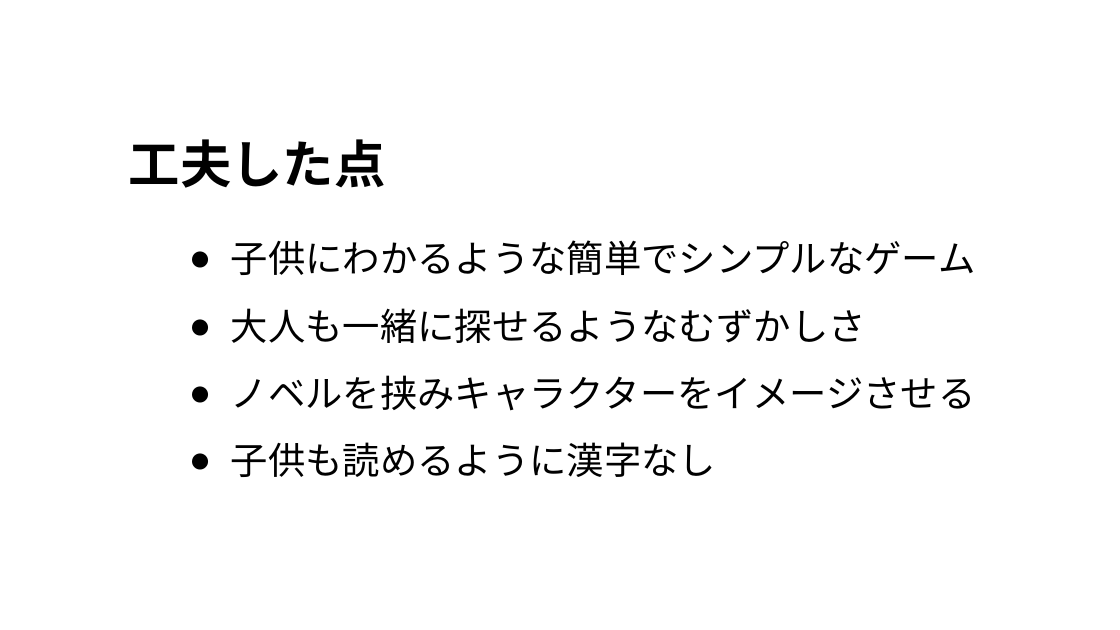
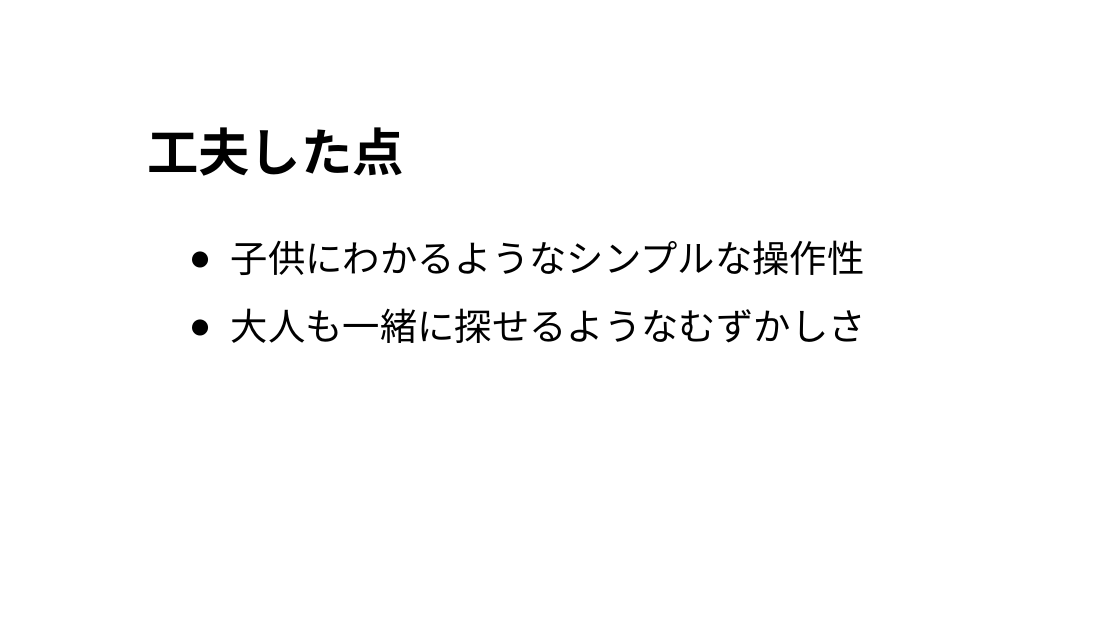
Before and after one commit to alto1412/Yokoari1207, a slide deck: slide 4 of よこありくんのプレゼンa.pptx (slide 6 before the commit). Drawn at 1120x630 pixels with LibreOffice and Linux fonts; fonts in the diff are those of the drawing; background and template pictures are left out. Boxes give left, top, right and bottom in pixels: in the first picture for what was removed or moved away, otherwise in the second. Text is boxed around its words. In the diff, an @@ line names an element or a change of style, - is before the commit and + after.

```diff
--- a/よこありくんのプレゼンa.pptx
+++ b/よこありくんのプレゼンa.pptx
@@ title "工夫した点": place and size @@
-title "工夫した点" at bbox=[129, 139, 386, 188]
+title "工夫した点" at bbox=[147, 127, 404, 176]
@@ text at bbox=[231, 240, 865, 275]: text changed @@
-● 子供にわかるような簡単でシンプルなゲーム
+● 子供にわかるようなシンプルな操作性
@@ text at bbox=[231, 375, 976, 477]: paragraphs removed @@
-● ノベルを挟みキャラクターをイメージさせる
-● 子供も読めるように漢字なし
```
Also in this commit, not shown: 6 other slides changed, 1 slide added, 2 slides removed, 1 other file.
